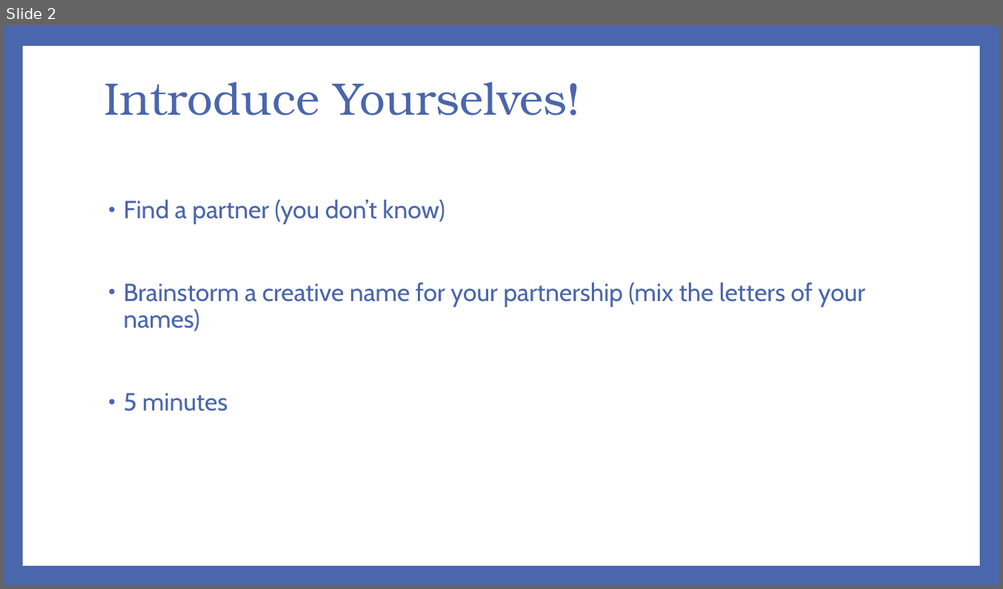
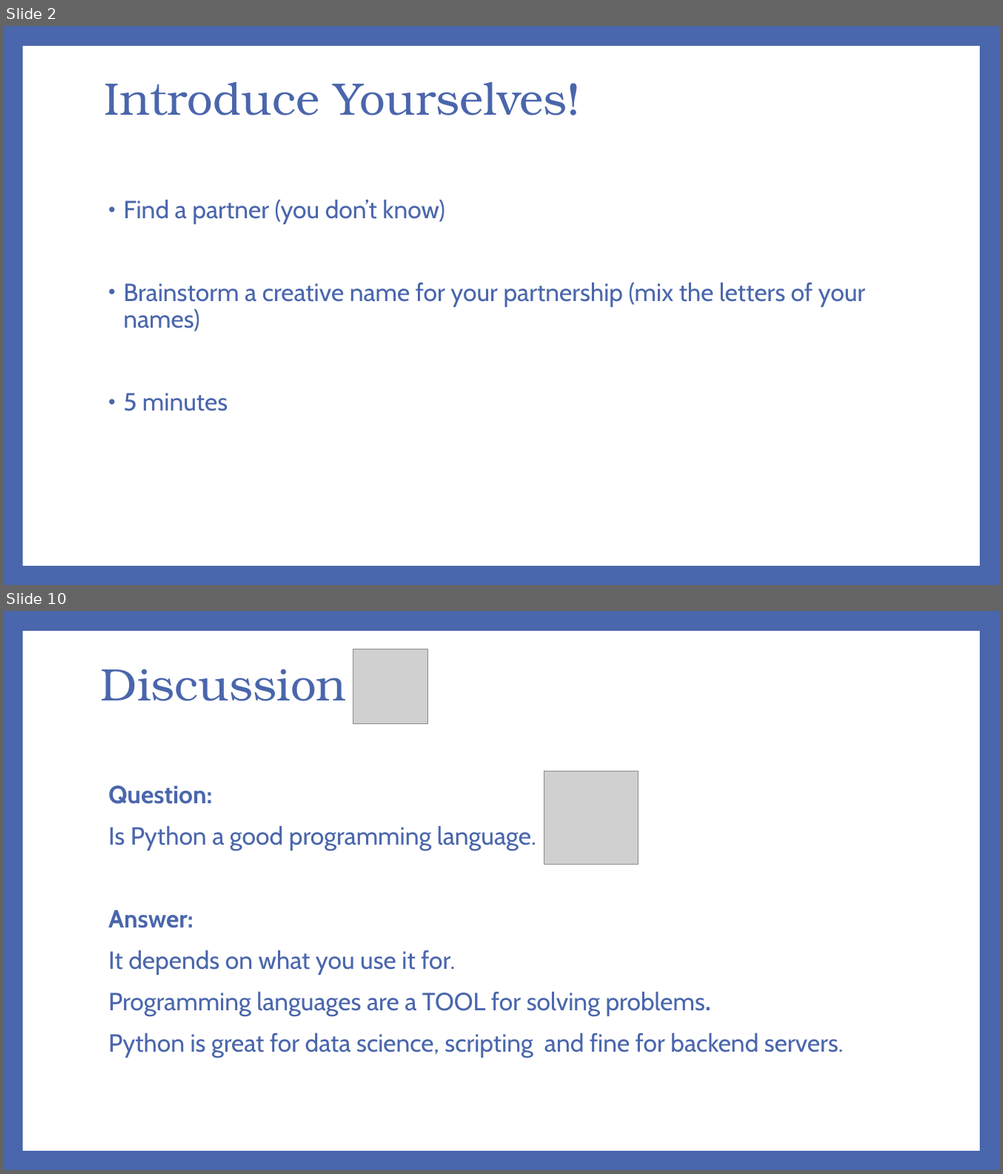
Before and after one commit to richard1au/1531-19t3, a slide deck: slides/week1.pptx. Shown one above the other, each under a label of ours: slide 2 before the commit, slides 2 and 10 after it; the slides between them are not shown. The pictures are 1003x589 and 1003x1174 pixels, drawn with LibreOffice and Linux fonts; fonts in the diff are those of the drawing; grey boxes stand for pictures. Boxes give left, top, right and bottom in pixels: in the first picture for what was removed or moved away, otherwise in the second. Text is boxed around its words. In the diff, an @@ line names an element or a change of style, - is before the commit and + after.

```diff
--- a/slides/week1.pptx
+++ b/slides/week1.pptx
@@ slide 10 added at (4, 611, 999, 1170), background #4A66AC; not listed: 1 template element that a slide beside it also shows @@
@@ picture added at (353, 649, 428, 723) @@
@@ title added at (101, 669, 346, 701), 44 pt, text #4A66AC @@
+Discussion
@@ text added at (108, 786, 843, 1058), 24 pt, text #4A66AC @@
+Question:
+Is Python a good programming language.
+Answer:
+It depends on what you use it for.
+Programming languages are a TOOL for solving problems.
+Python is great for data science, scripting and fine for backend servers.
@@ picture added at (544, 772, 638, 866) @@
```
Also in this commit, not shown: 3 slides changed, 8 other slides added, 6 slides removed.
